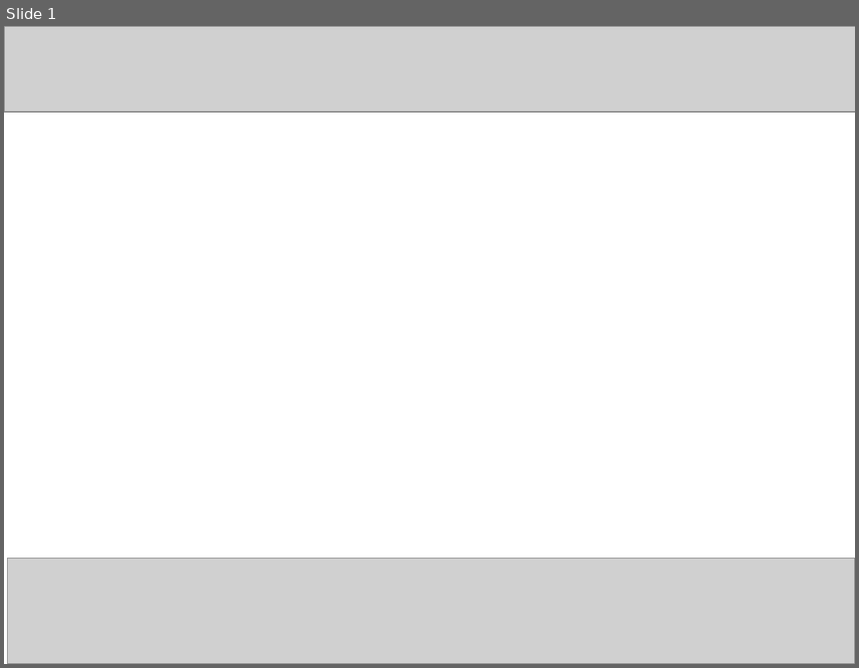
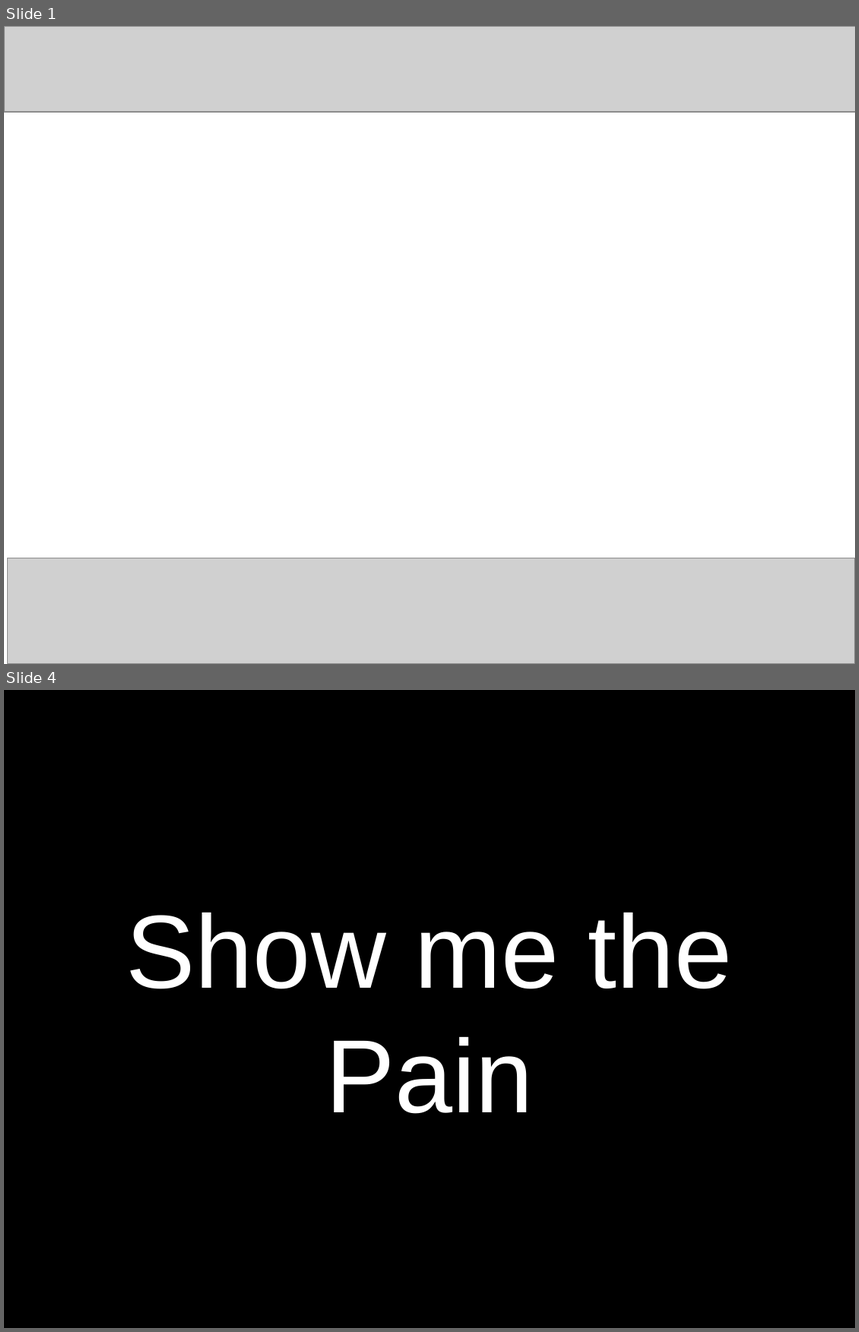
Before and after one commit to craignicol/scotaltdotnet, a slide deck: seattle/HORN Pres - Idea 2.ppt. Shown one above the other, each under a label of ours: slide 1 before the commit, slides 1 and 4 after it; the slides between them are not shown. The pictures are 859x668 and 859x1332 pixels, drawn with LibreOffice and Linux fonts; fonts in the diff are those of the drawing; grey boxes stand for pictures. Boxes give left, top, right and bottom in pixels: in the first picture for what was removed or moved away, otherwise in the second. Text is boxed around its words. In the diff, an @@ line names an element or a change of style, - is before the commit and + after.

```diff
--- a/seattle/HORN Pres - Idea 2.ppt
+++ b/seattle/HORN Pres - Idea 2.ppt
@@ slide 4 added at [4,690,855,1328], background #FFFFFF @@
@@ title added at [4,690,855,1328], fill #000000, 88 pt, text #FFFFFF @@
+Show me the Pain
```
Also in this commit, not shown: 4 other slides added.
